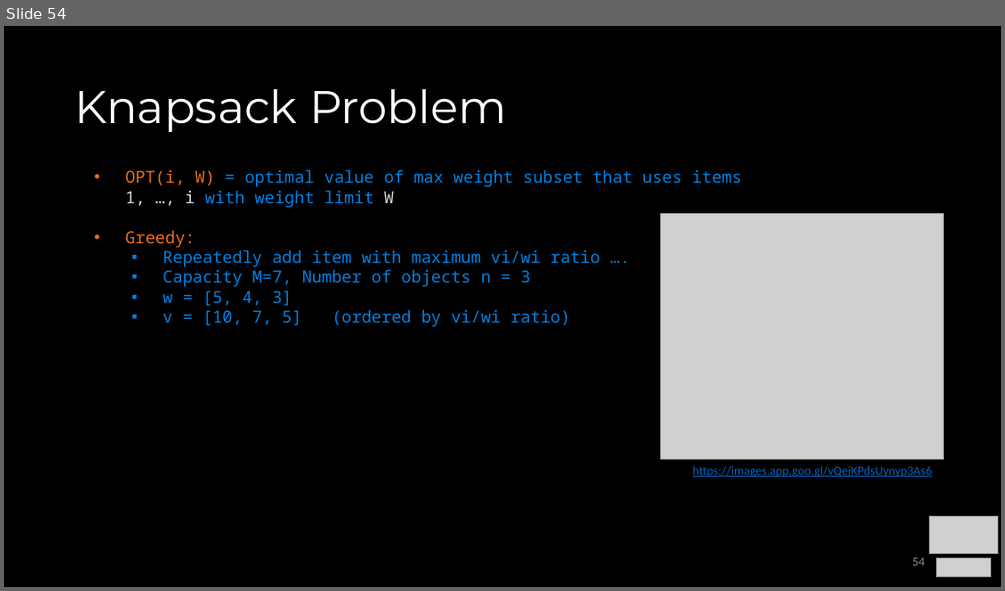
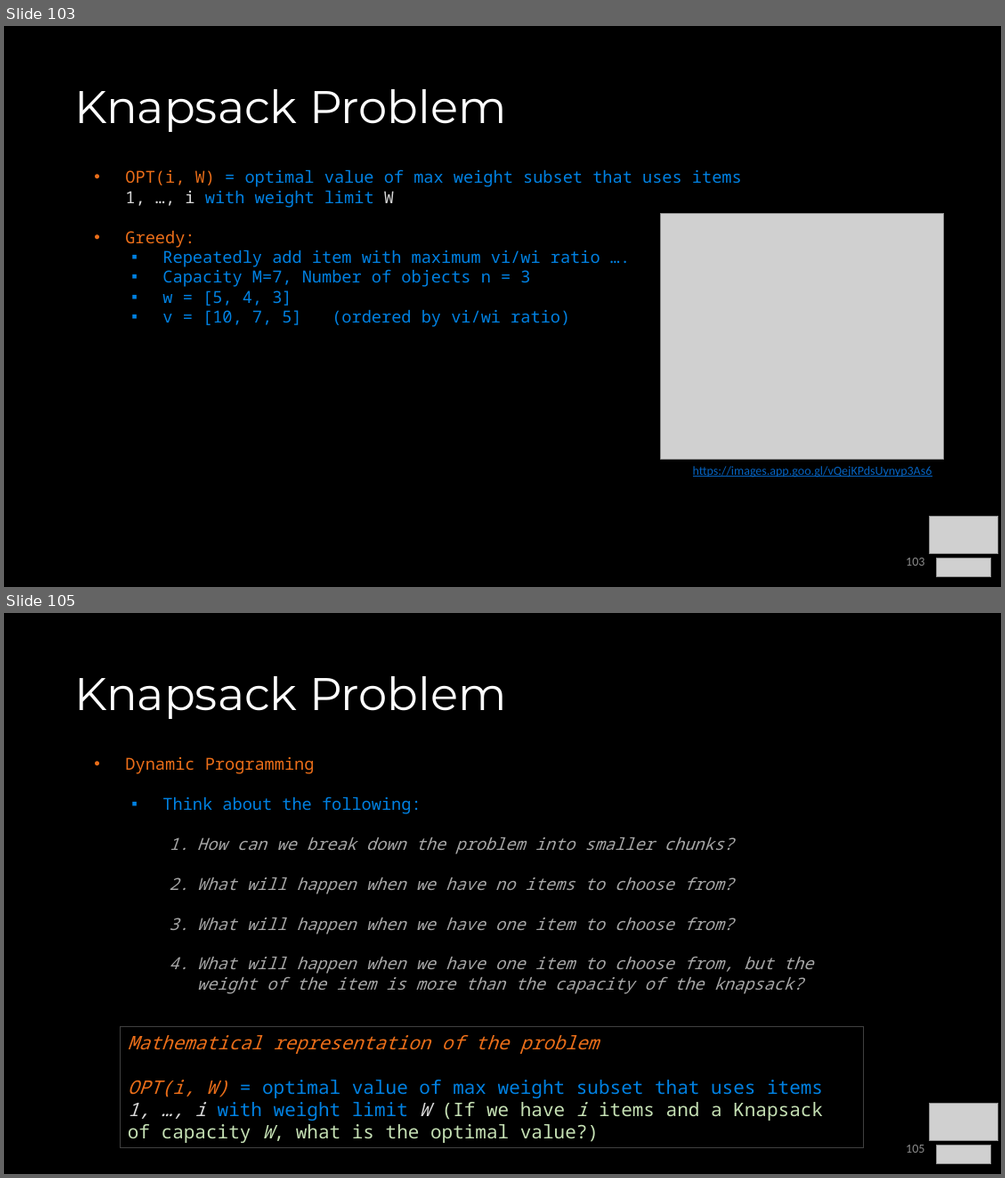
Before and after one commit to COP3530/Instructional-Content, a slide deck: Slides/Slides-PPT/9 - Algorithm Paradigms.pptx. Shown one above the other, each under a label of ours: slide 54 before the commit, slides 103 and 105 after it; the slides between them are not shown. The pictures are 1005x591 and 1005x1178 pixels, drawn with LibreOffice and Linux fonts; fonts in the diff are those of the drawing; grey boxes stand for pictures. Boxes give left, top, right and bottom in pixels: in the first picture for what was removed or moved away, otherwise in the second. Text is boxed around its words. In the diff, an @@ line names an element or a change of style, - is before the commit and + after.

```diff
--- a/Slides/Slides-PPT/9 - Algorithm Paradigms.pptx
+++ b/Slides/Slides-PPT/9 - Algorithm Paradigms.pptx
@@ slide 105 added at (4, 613, 1001, 1174), background #000000 @@
@@ title added at (74, 676, 507, 719), 44 pt, text #FFFFFF @@
+Knapsack Problem
@@ text added at (125, 757, 814, 994), 16 pt, text #A6A6A6, italic @@
+• Dynamic Programming
+  ▪ Think about the following:
+    1. How can we break down the problem into smaller chunks?
+    2. What will happen when we have no items to choose from?
+    3. What will happen when we have one item to choose from?
+    4. What will happen when we have one item to choose from, but the weight of the item is more than the capacity of the knapsack?
@@ rectangle added at (120, 1027, 863, 1149), outline #404040 0.75 pt, 18 pt, text #C5E0B4 @@
+Mathematical representation of the problem
+OPT(i, W) = optimal value of max weight subset that uses items 1, …, i with weight limit W (If we have i items and a Knapsack of capacity W, what is the optimal value?)
@@ picture added at (930, 1103, 998, 1141) @@
@@ page number added at (906, 1144, 924, 1152), 12 pt, text #8C8C8C @@
+105
@@ picture added at (937, 1144, 991, 1164) @@
@@ what was slide 54 is now slide 103 @@
@@ page number at (906, 557, 924, 565): text changed @@
-54
+103
```
Also in this commit, not shown: 14 slides changed, 51 other slides added, 8 other files.
